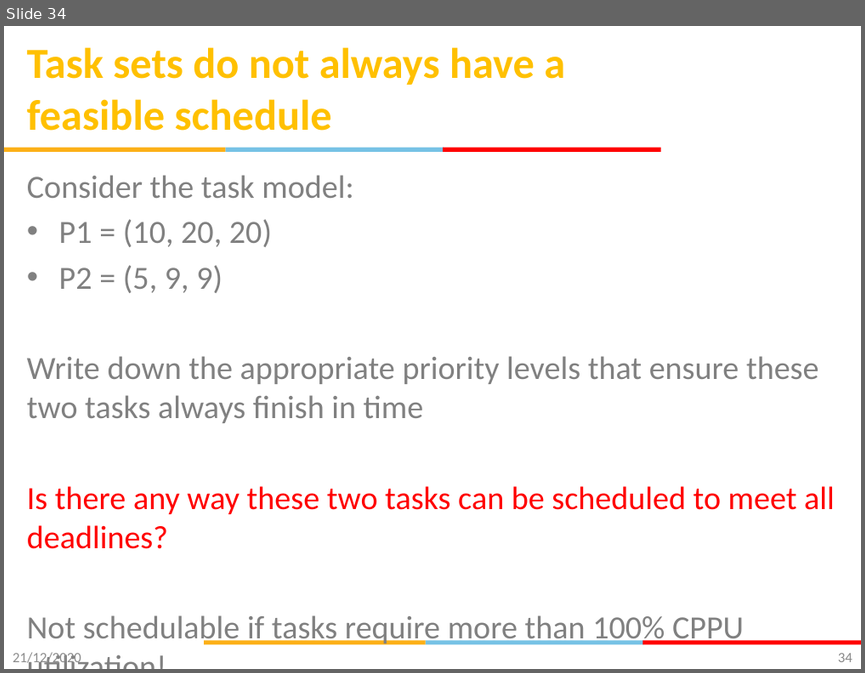
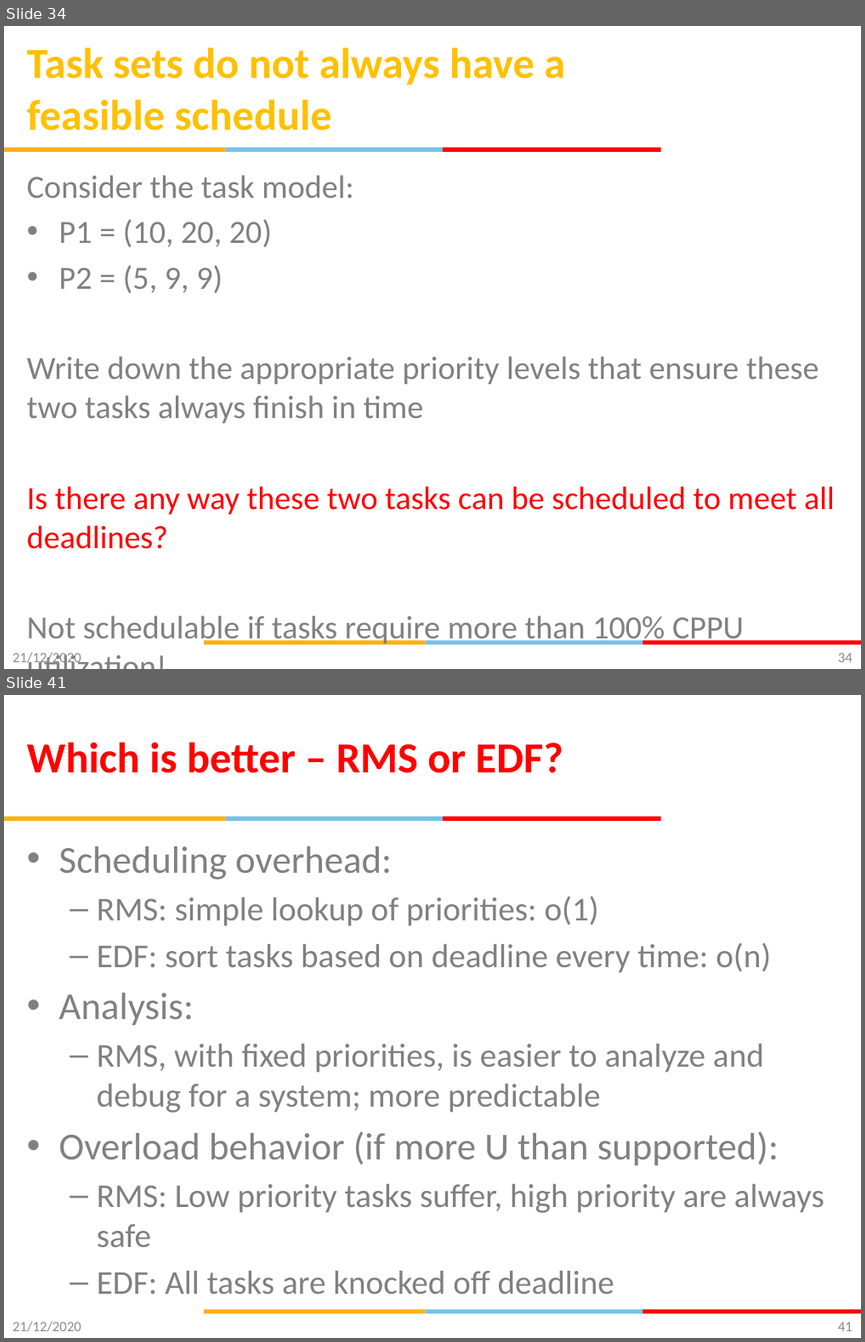
Before and after one commit to gsaurabhr-teaching/csg523-material, a slide deck: Lec-20-22-rtos-scheduling.pptx. Shown one above the other, each under a label of ours: slide 34 before the commit, slides 34 and 41 after it; the slides between them are not shown. The pictures are 865x673 and 865x1342 pixels, drawn with LibreOffice and Linux fonts; fonts in the diff are those of the drawing; background and template pictures are left out. Boxes give left, top, right and bottom in pixels: in the first picture for what was removed or moved away, otherwise in the second. Text is boxed around its words. In the diff, an @@ line names an element or a change of style, - is before the commit and + after.

```diff
--- a/Lec-20-22-rtos-scheduling.pptx
+++ b/Lec-20-22-rtos-scheduling.pptx
@@ slide 41 added at <box>4,695,861,1338</box>, background #FFFFFF; not listed: 6 template elements that a slide beside it also shows @@
@@ title added at <box>27,742,563,773</box>, 36 pt, text #FF0000, bold @@
+Which is better – RMS or EDF?
@@ text added at <box>59,846,824,1293</box>, 28 pt, text #808080 @@
+• Scheduling overhead:
+  – RMS: simple lookup of priorities: o(1)
+  – EDF: sort tasks based on deadline every time: o(n)
+• Analysis:
+  – RMS, with fixed priorities, is easier to analyze and debug for a system; more predictable
+• Overload behavior (if more U than supported):
+  – RMS: Low priority tasks suffer, high priority are always safe
+  – EDF: All tasks are knocked off deadline
@@ text added at <box>12,1321,81,1332</box>, 12 pt, text #8C8C8C @@
+21/12/2020
@@ page number added at <box>838,1321,852,1331</box>, 12 pt, text #898989 @@
+41
```
Also in this commit, not shown: 3 slides changed, 5 other slides added.
